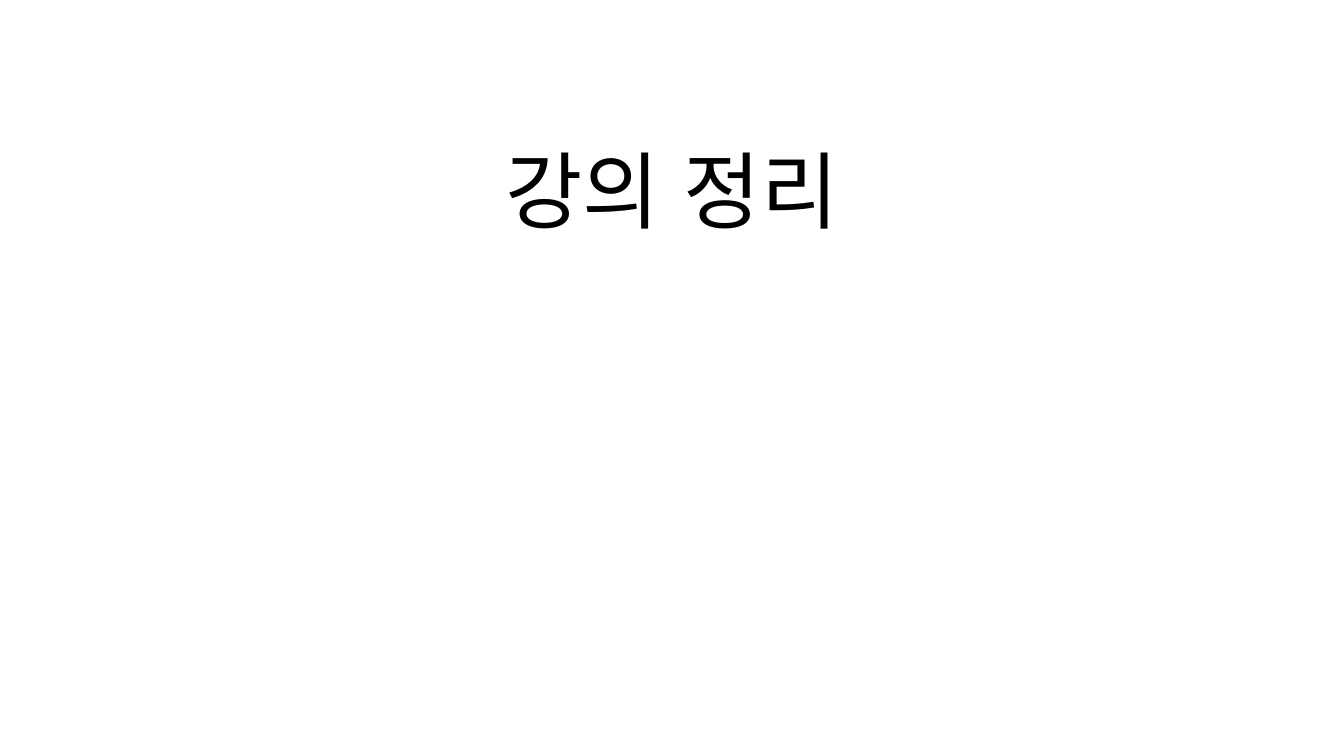
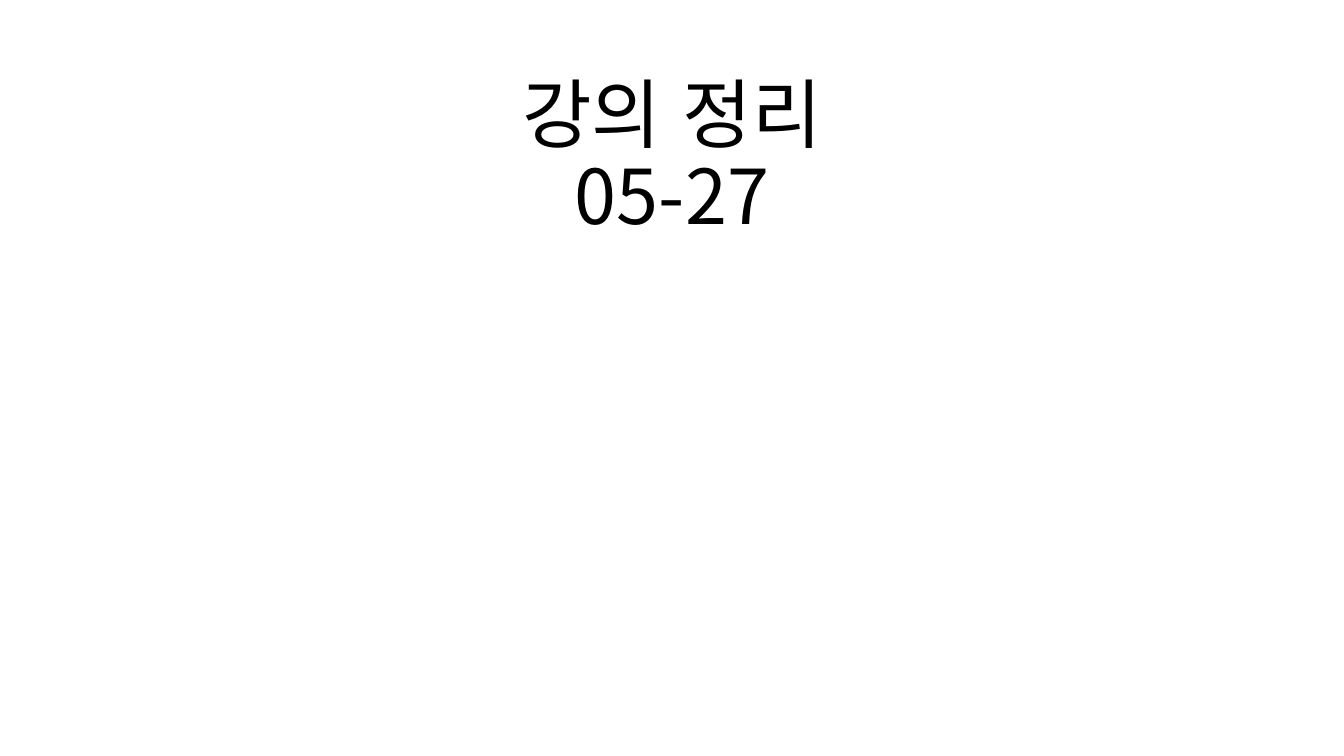
Before and after one commit to shchoichoko/web, a slide deck: slide 1 of HTML,CSS_DAY1/강의 정리_(vsCode세팅_Git세팅).pptx. Drawn at 1344x756 pixels with LibreOffice and Linux fonts; fonts in the diff are those of the drawing. Boxes give left, top, right and bottom in pixels: in the first picture for what was removed or moved away, otherwise in the second. Text is boxed around its words. In the diff, an @@ line names an element or a change of style, - is before the commit and + after.

Commit message:
충돌 수정

```diff
--- a/HTML,CSS_DAY1/강의 정리_(vsCode세팅_Git세팅).pptx
+++ b/HTML,CSS_DAY1/강의 정리_(vsCode세팅_Git세팅).pptx
@@ title at [522,79,822,225]: text changed; size 60 to 54 pt @@
-강의 정리
+강의 정리
+05-27
```
